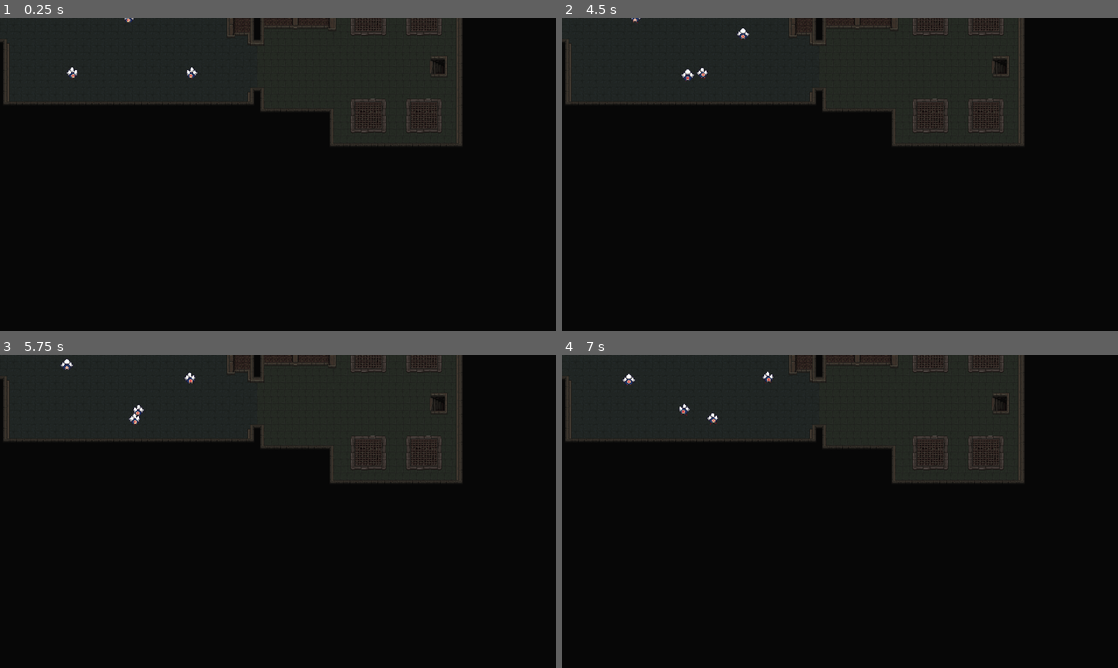
Above: before the commit, frames 1-4 (two rows, left to right).
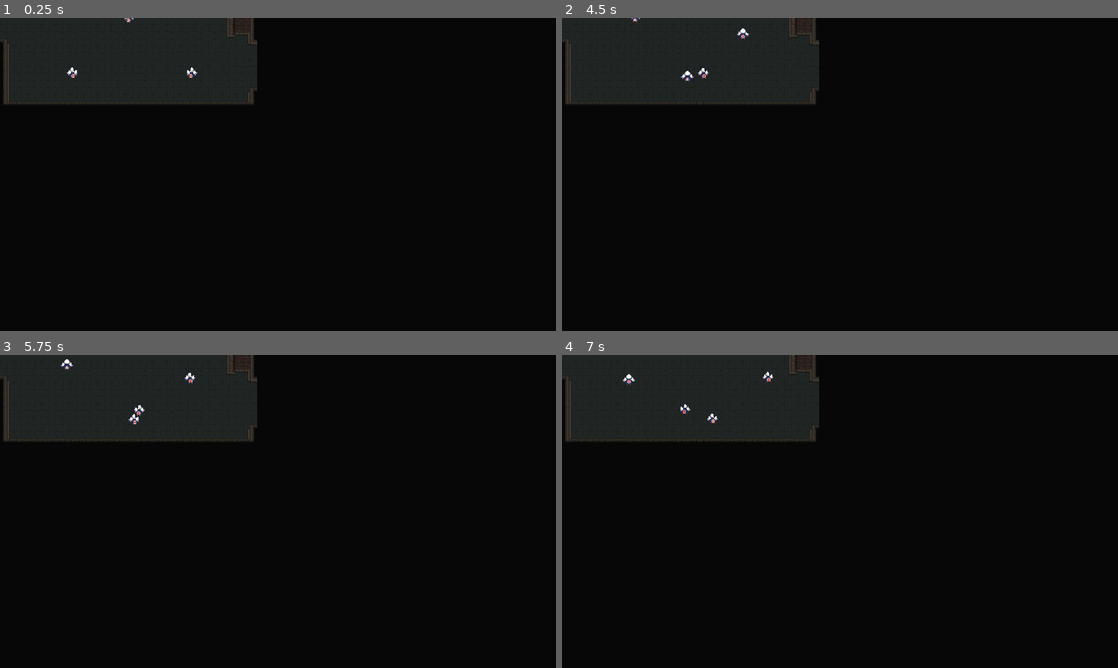
Above: after the commit, the same moments.

Repository: Djoeikans/Dumont
Game: Godot game, scene res://scenes/sewer_rooms/room_1.tscn
The game is run twice, just before and just after one commit, with the same random seed, the same clock (stepped at 60 frames per second) and the same inputs. The project has no main scene, so this scene is started directly.
Inputs (mouse positions are in pixels of both pictures, inside the frame that each line leads up to):
- Up to frame 1 (0.25 s): no input
- Up to frame 2 (4.5 s): move the mouse to (962, 158) at 0.52 s; hold D (move_right) 0.53-1.28 s; click (962, 158) at 0.6 s; move the mouse to (728, 190) at 1.27 s; hold S (move_down) 1.28-2.03 s; click (728, 190) at 1.35 s; move the mouse to (895, 105) at 2.02 s; hold D (move_right) 2.03-2.78 s; click (895, 105) at 2.1 s; move the mouse to (812, 237) at 2.77 s; hold W (move_up) 2.78-3.53 s; click (812, 237) at 2.85 s; move the mouse to (1006, 221) at 3.52 s; hold A (move_left) from 3.53 s (still down); click (1006, 221) at 3.6 s; move the mouse to (673, 127) at 4.27 s; click (673, 127) at 4.35 s
- Up to frame 3 (5.75 s): move the mouse to (305, 511) at 5.02 s; release A (move_left) at 5.03 s; hold S (move_down) from 5.03 s (still down); click (305, 511) at 5.1 s
- Up to frame 4 (7 s): move the mouse to (756, 433) at 5.77 s; release S (move_down) at 5.78 s; hold D (move_right) 5.78-6.53 s; click (756, 433) at 5.85 s; move the mouse to (962, 495) at 6.52 s; hold W (move_up) from 6.53 s (still down); click (962, 495) at 6.6 s

The runs differ from the first frame. In frame 1, 13% of the frame differs, in the area x 46-84%, y 0-41%; in frame 2, 13%, in the area x 21-84%, y 0-41%; in frame 3, 13%; in frame 4, 13%.

Commit message:
viva-o-chat-gpt-codigo-arrumado

Diff:
--- a/scenes/enemies/sewer_enemies/enemy_1.tscn
+++ b/scenes/enemies/sewer_enemies/enemy_1.tscn
@@ -147,6 +147,7 @@
 visibility_layer = 29
 target_position = Vector2(11, 0)
 collision_mask = 24
+collide_with_areas = true
 
 [connection signal="timeout" from="timer" to="." method="_on_timer_timeout"]
 [connection signal="area_entered" from="hitbox" to="." method="_on_hitbox_area_entered"]
--- a/scenes/itens/coin.tscn
+++ b/scenes/itens/coin.tscn
@@ -1,7 +1,7 @@
 [gd_scene load_steps=7 format=3 uid="uid://iyljdco1j65p"]
 
 [ext_resource type="Script" path="res://scripts/scenario_itens/coin.gd" id="1_fiyrv"]
-[ext_resource type="Texture2D" uid="uid://culx0s6i4p6gw" path="res://assets/map/coin.png" id="2_dj6qd"]
+[ext_resource type="Texture2D" uid="uid://da13cwn653h8k" path="res://assets/itens/gear_sprite_sheet.png" id="2_dr5i1"]
 
 [sub_resource type="CircleShape2D" id="CircleShape2D_nu4si"]
 radius = 65.192
@@ -44,12 +44,12 @@
 "active": SubResource("Animation_ggtyd")
 }
 
-[node name="coin" type="Area2D"]
+[node name="gear" type="Area2D"]
 scale = Vector2(0.2, 0.2)
 script = ExtResource("1_fiyrv")
 
 [node name="texture" type="Sprite2D" parent="."]
-texture = ExtResource("2_dj6qd")
+texture = ExtResource("2_dr5i1")
 hframes = 8
 
 [node name="collision" type="CollisionShape2D" parent="."]
--- a/scenes/sewer_rooms/room_1.tscn
+++ b/scenes/sewer_rooms/room_1.tscn
@@ -4305,7 +4305,7 @@
 sources/1 = SubResource("TileSetAtlasSource_605uq")
 
 [sub_resource type="RectangleShape2D" id="RectangleShape2D_je30y"]
-size = Vector2(64, 256)
+size = Vector2(48, 336)
 
 [node name="room" type="Node2D"]
 script = ExtResource("1_qbuis")
@@ -4322,9 +4322,10 @@
 position = Vector2(592, 112)
 
 [node name="entrance" type="Area2D" parent="."]
+collision_layer = 8
 
 [node name="collision" type="CollisionShape2D" parent="entrance"]
-position = Vector2(48, 0)
+position = Vector2(40, 24)
 shape = SubResource("RectangleShape2D_je30y")
 debug_color = Color(0.744474, 0.210912, 1, 0.42)
 
--- a/scenes/sewer_rooms/room_2.tscn
+++ b/scenes/sewer_rooms/room_2.tscn
@@ -4297,7 +4297,7 @@
 sources/1 = SubResource("TileSetAtlasSource_605uq")
 
 [sub_resource type="RectangleShape2D" id="RectangleShape2D_5nqf2"]
-size = Vector2(64, 96)
+size = Vector2(48, 128)
 
 [node name="room" type="Node2D"]
 script = ExtResource("1_m6ch2")
@@ -4316,7 +4316,7 @@
 [node name="entrance" type="Area2D" parent="."]
 
 [node name="collision" type="CollisionShape2D" parent="entrance"]
-position = Vector2(48, 0)
+position = Vector2(40, 16)
 shape = SubResource("RectangleShape2D_5nqf2")
 debug_color = Color(0.744474, 0.210912, 1, 0.42)
 
--- a/scenes/sewer_rooms/room_4.tscn
+++ b/scenes/sewer_rooms/room_4.tscn
@@ -4297,7 +4297,7 @@
 sources/1 = SubResource("TileSetAtlasSource_605uq")
 
 [sub_resource type="RectangleShape2D" id="RectangleShape2D_47em7"]
-size = Vector2(64, 128)
+size = Vector2(64, 144)
 
 [node name="room" type="Node2D"]
 script = ExtResource("1_keo16")
@@ -4316,7 +4316,7 @@
 [node name="entrance" type="Area2D" parent="."]
 
 [node name="collision" type="CollisionShape2D" parent="entrance"]
-position = Vector2(48, 0)
+position = Vector2(48, 8)
 shape = SubResource("RectangleShape2D_47em7")
 debug_color = Color(0.744474, 0.210912, 1, 0.42)
 
--- a/scenes/sewer_rooms/room_5.tscn
+++ b/scenes/sewer_rooms/room_5.tscn
@@ -4297,7 +4297,7 @@
 sources/1 = SubResource("TileSetAtlasSource_605uq")
 
 [sub_resource type="RectangleShape2D" id="RectangleShape2D_a11oh"]
-size = Vector2(64, 128)
+size = Vector2(48, 128)
 
 [node name="room" type="Node2D"]
 script = ExtResource("1_cvtqj")
@@ -4316,7 +4316,7 @@
 [node name="entrance" type="Area2D" parent="."]
 
 [node name="collision" type="CollisionShape2D" parent="entrance"]
-position = Vector2(48, 0)
+position = Vector2(40, 0)
 shape = SubResource("RectangleShape2D_a11oh")
 debug_color = Color(0.744474, 0.210912, 1, 0.42)
 
--- a/scripts/rooms/create_rooms.gd
+++ b/scripts/rooms/create_rooms.gd
@@ -4,21 +4,7 @@
 @onready var entrance = $entrance
 
 func _ready():
-	create_rooms()
-
-func create_rooms():
-	randomize()
-	var id = randi_range(RoomsGlobals.first_room_id, RoomsGlobals.last_room_id)
-
-	if(RoomsGlobals.rooms_to_be_created > 1):
-		var s = load("res://scenes/sewer_rooms/room_" + str(id) + ".tscn").instantiate()
-		s.position = $exit.position
-		add_child(s)
-		RoomsGlobals.rooms_to_be_created -= 1
-	else:
-		var s = load("res://scenes/sewer_rooms/exit_room.tscn").instantiate()
-		s.position = $exit.position
-		add_child(s)
+	pass
 
 func _on_entrance_body_entered(body):
 	if(body.name == "player"):
--- a/scripts/rooms/initial_room.gd
+++ b/scripts/rooms/initial_room.gd
@@ -2,19 +2,30 @@
 
 @onready var tile_map = $tile_map
 @onready var camera_2d = $player/Camera2D
+@onready var exit = $exit  # Adicione a referência ao nó de saída
 
 func _ready():
 	RoomsGlobals.rooms_to_be_created = randi_range(RoomsGlobals.min_rooms, RoomsGlobals.max_rooms)
-	penis()
+	randomize()  # Certifique-se de randomizar apenas uma vez no início
+	create_rooms()
 	camera_2d.update_camera(tile_map)
 	print(RoomsGlobals.rooms_to_be_created)
 
-func penis():
-	randomize()
-	var id = randi_range(1, RoomsGlobals.last_room_id)
+func create_rooms():
+	var current_exit_position = $exit.position
 
-	if(RoomsGlobals.rooms_to_be_created > 1):
-		var s = load("res://scenes/sewer_rooms/room_" + str(id) + ".tscn").instantiate()
-		s.position = $exit.position
+	while RoomsGlobals.rooms_to_be_created > 0:
+		var id = randi_range(RoomsGlobals.first_room_id, RoomsGlobals.last_room_id)
+		var scene_path = "res://scenes/sewer_rooms/room_" + str(id) + ".tscn"
+
+		if RoomsGlobals.rooms_to_be_created == 1:
+			scene_path = "res://scenes/sewer_rooms/exit_room.tscn"
+
+		var s = load(scene_path).instantiate()
+		s.position = current_exit_position  # Posicione a nova sala na posição de saída da sala atual
 		add_child(s)
+
+		# Atualize a posição de saída para a nova sala
+		current_exit_position = s.get_node("exit").position + s.position
+
 		RoomsGlobals.rooms_to_be_created -= 1
Binary file added: assets/itens/gear_sprite_sheet.png
Not shown, added: assets/itens/gear_sprite_sheet.png.import
